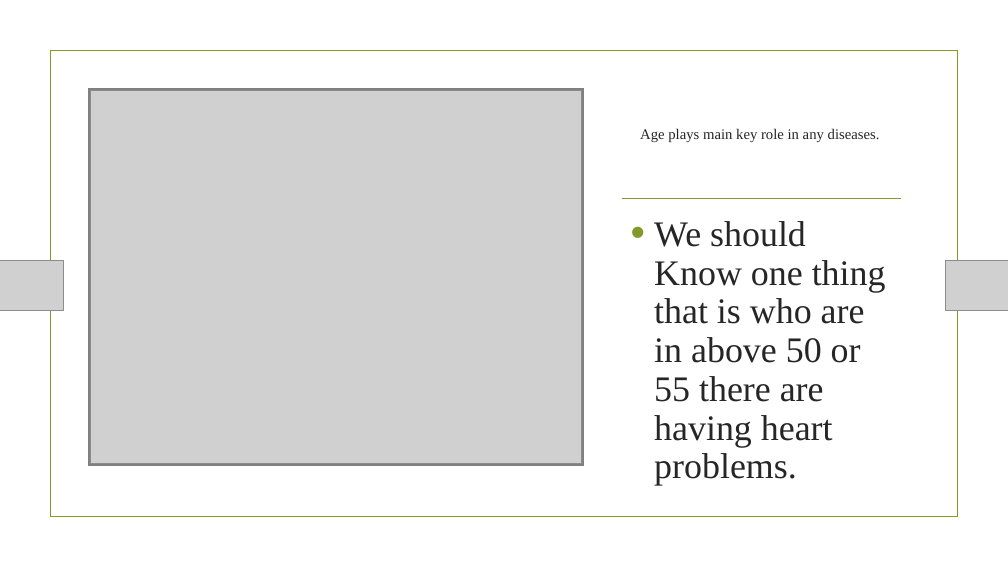
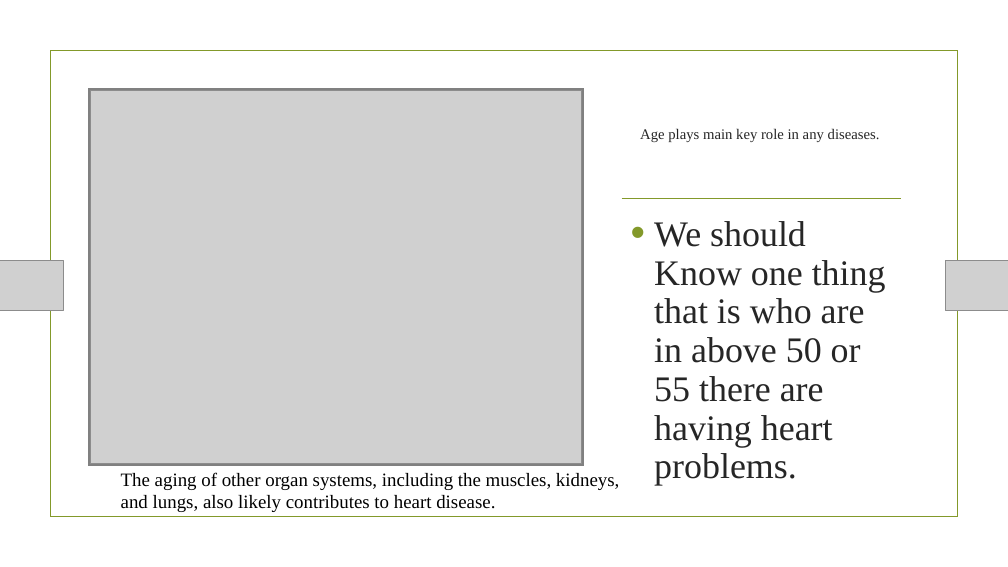
Before and after one commit to rajasreekalli/Data-Visualization, a slide deck: slide 5 of H.H.pptx. Drawn at 1008x567 pixels with LibreOffice and Linux fonts; fonts in the diff are those of the drawing; grey boxes stand for pictures; background and template pictures are left out. Boxes give left, top, right and bottom in pixels: in the first picture for what was removed or moved away, otherwise in the second. Text is boxed around its words. In the diff, an @@ line names an element or a change of style, - is before the commit and + after.

```diff
--- a/H.H.pptx
+++ b/H.H.pptx
@@ text added at [121, 472, 619, 512], 18 pt, text #000000 @@
+The aging of other organ systems, including the muscles, kidneys, and lungs, also likely contributes to heart disease.
```
Also in this commit, not shown: 2 other slides changed, 1 slide added, 1 slide removed.
